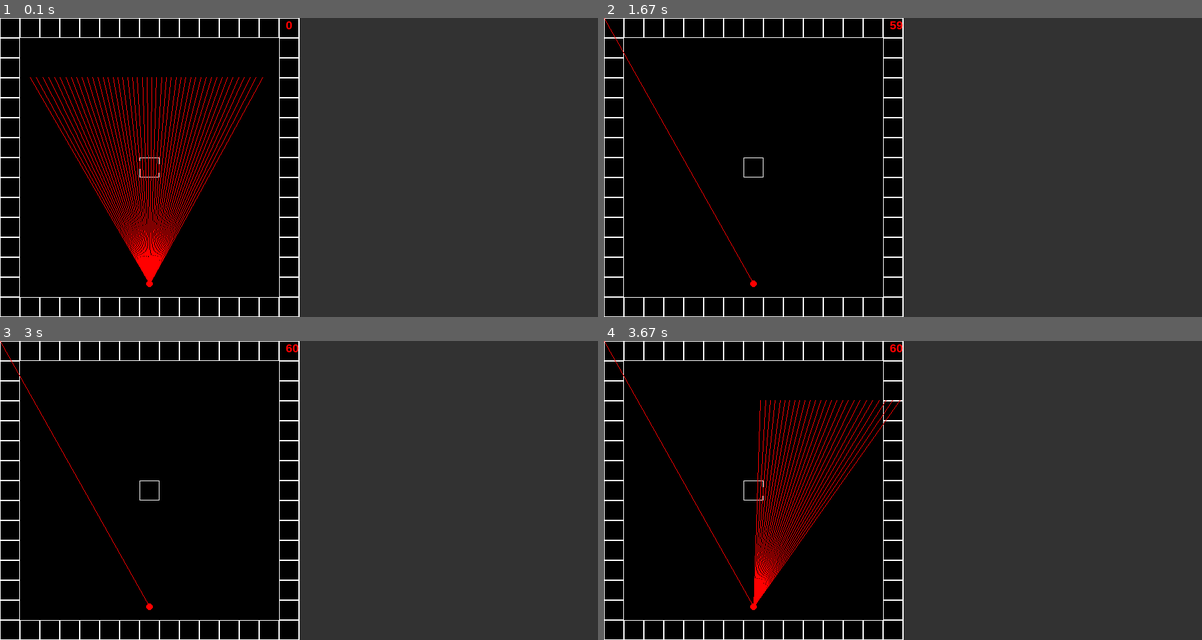
Above: before the commit, frames 1-4 (two rows, left to right).
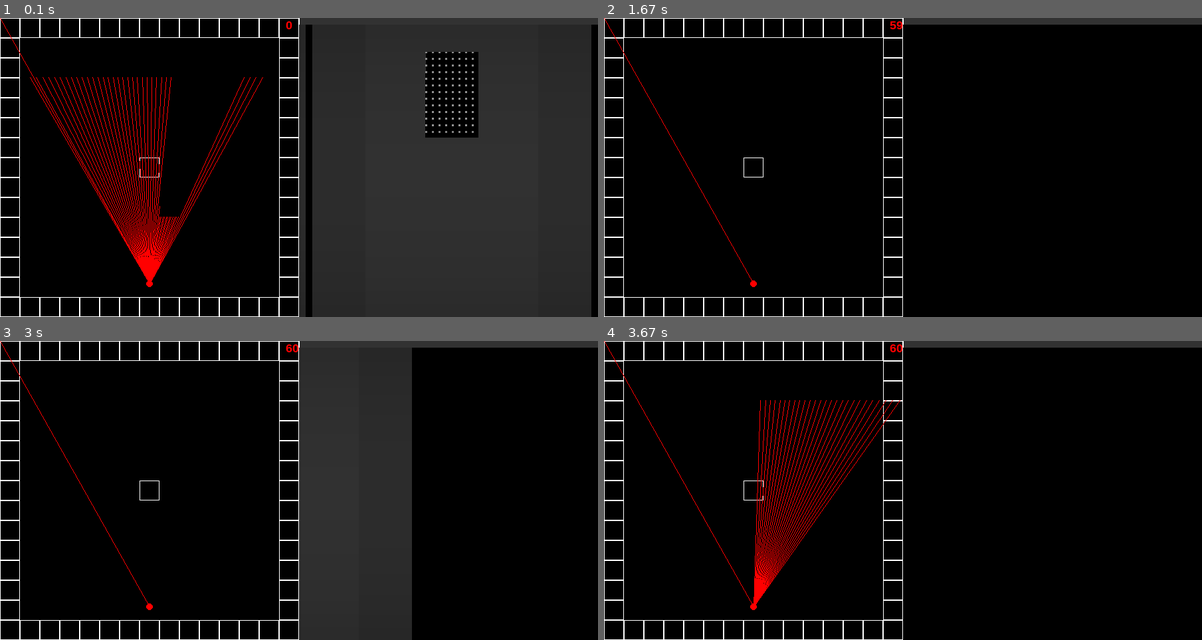
Above: after the commit, the same moments.

Repository: ArtonLong/pygame
Game: pygame game, started from raycasting_test/raycasting.py
The game is run twice, just before and just after one commit, with the same random seed, the same clock (stepped at 60 frames per second) and the same inputs.
Inputs:
- Up to frame 1 (0.1 s): no input
- Up to frame 2 (1.67 s): hold Right 0.33-0.8 s; hold Up 0.83-1.3 s; hold Right from 1.33 s (still down)
- Up to frame 3 (3 s): release Right at 1.8 s; hold Left 1.83-2.37 s; hold Down 2.4-2.87 s; hold Left from 2.9 s (still down)
- Up to frame 4 (3.67 s): release Left at 3.37 s; hold Up from 3.4 s (still down)

The runs differ from the first frame. In frame 1, 5.7% of the frame differs, in the area x 0-100%, y 0-100%; in frame 2, 49%, in the area x 50-100%, y 2-100%; in frame 3, 31%; in frame 4, 49%.

Commit message:
testing rendering

Diff:
--- a/raycasting_test/map.py
+++ b/raycasting_test/map.py
@@ -30,7 +30,7 @@
 
 class Map:
     def __init__(self):
-        self.width_walls: list[Object] = [Object(1,1,1, (WIDTH/2)//TILESIZE,(HEIGHT/2)//TILESIZE,3, (255,255,255))]
+        self.width_walls: list[Object] = [Object(1,1,1, (WIDTH/2)//TILESIZE,(HEIGHT/2)//TILESIZE,8, (255,255,255))]
         self.width_grid = [[0, 0, 0, 0, 0, 0, 0, 0, 0, 0, 0, 0, 0, 0, 0], [0, 0, 0, 0, 0, 0, 0, 0, 0, 0, 0, 0, 0, 0, 0] …(612 unchanged characters)…
         self.height_grid = [[0, 0, 0, 0, 0, 0, 0, 0, 0, 0, 0, 0, 0, 0, 0], [0, 0, 0, 0, 0, 0, 0, 0, 0, 0, 0, 0, 0, 0, 0 …(613 unchanged characters)…
 
--- a/raycasting_test/ray.py
+++ b/raycasting_test/ray.py
@@ -185,26 +185,31 @@
 
     def render(self, screen):
         for i, width_ray in enumerate(self.width_rays):
-            #width_ray.render(screen)
-
-            # line_height = (TILESIZE/width_ray.all_hits[0][2]) * 400
-
-            # draw_begin = (HEIGHT/2) - (line_height/2)
-            # draw_end = line_height
+            width_ray.render(screen)
+
+            line_height = (TILESIZE/width_ray.all_hits[0][2]) * 400
+
+            draw_begin = (HEIGHT/2) - (line_height/2)
+            draw_end = line_height
 
             #pygame.draw.rect(screen, (width_ray.color, width_ray.color, width_ray.color), (i*RESULUTION + OFFSET, draw_begin, RESULUTION, draw_end))
 
             for j, height_ray in enumerate(width_ray.height_rays):
                 if width_ray.debug:
                     height_ray.render(screen)
+                    print(width_ray.all_hits[0][2], height_ray.distance)
 
                 #box = height_ray.distance / TILESIZE
-                #angle = math.radians(FOV/NUM_RAYS)
-                #box = math.sqrt(height_ray.distance**2 + height_ray.distance**2 - 2*height_ray.distance*height_ray.distance*math.cos(angle))
 
                 # draw_begin = (WIDTH/2) - (line_height/2)
                 # draw_end = line_height
 
                 ## draw the size of boxes to be the distance to the ray to the side of it
 
-                #pygame.draw.rect(screen, (height_ray.color, height_ray.color, height_ray.color), (i*RESULUTION + OFFSET, HEIGHT - j*RESULUTION, box, box))
+                    #box = (TILESIZE/height_ray.distance)
+                box = height_ray.distance/TILESIZE
+
+                # angle = math.radians(FOV/NUM_RAYS)
+                # box = math.sqrt(height_ray.distance**2 + height_ray.distance**2 - 2*height_ray.distance*height_ray.distance*math.cos(angle))
+
+                pygame.draw.rect(screen, (height_ray.color, height_ray.color, height_ray.color), (i*RESULUTION + OFFSET, HEIGHT - j*RESULUTION, box, box))
